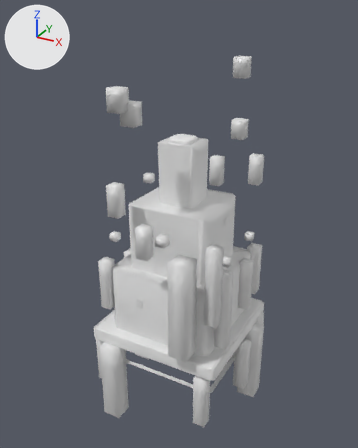
One commit to the FBX model Reference/Resources/Mesh/Animation/Effect/E_BPB_Honoo_Loop.fbx: the scene before it, then after it.
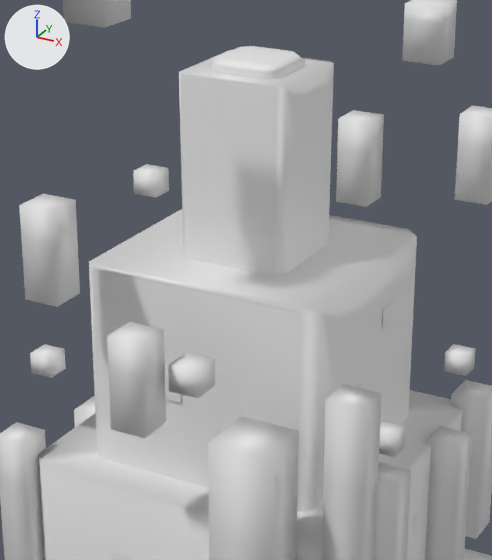
The first picture shows the older version from a 50 mm camera at (0.093, -0.1728, 0.1347) aimed at (-0.0024, 0.0006, 0.048). The close-ups show both versions on the part from 28% to 73% of the width and 27% to 67% of the height of that picture; other places that the commit changed are outside them. Lighting does not change. The marker at upper left points along +X, +Y and +Z. Materials are left out; every surface is plain grey. Where no turn or scale is listed for an object, it has been applied to the vertices.

Objects in the first close-up: 'core', 'core1', 'side1 2', 'side11 1', 'side12', 'side12 1', 'side4', 'side4 2', 'side6 2', 'side7 1', 'side8', 'top_core'.
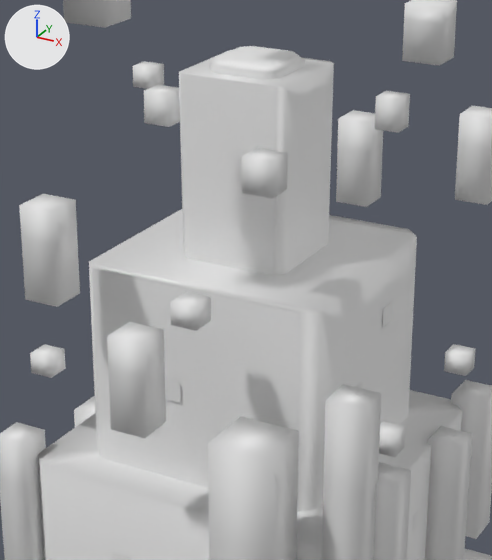
ob_groundfire_tra4_1 is not drawn itself; it is the parent of ob_ground_fire_10.
ob_groundfire_tra0_1 is not drawn itself; it is the parent of ob_ground_fire_6.

What differs and where, as boxes (x1, y1, x2, y2) in the close-ups (492 x 560 px):
'ground_fire 6', moved, rescaled (12% narrower, 13% shorter)
    before: (168, 353, 215, 398)
    after: (170, 292, 211, 331)
'ground_fire 3', moved (not visible before)
    after: (242, 148, 288, 198)
'ground_fire 10', moved, rescaled (14% narrower, 17% shorter)
    before: (133, 164, 169, 198)
    after: (133, 61, 164, 89)
'ground_fire 1', moved (not visible before)
    after: (144, 85, 180, 127)
'ground_fire 5', moved (not visible before)
    after: (375, 91, 410, 133)

The change, as a diff of the scene's bpy script:
```diff
--- a/Reference/Resources/Mesh/Animation/Effect/E_BPB_Honoo_Loop.fbx.py
+++ b/Reference/Resources/Mesh/Animation/Effect/E_BPB_Honoo_Loop.fbx.py
@@ ob_ground_fire_3 @@
 ob_ground_fire_3 = bpy.data.objects.new('ground_fire 3', me_ground_fire_3)
-ob_ground_fire_3.location = (0.0109, -0.0119, 0.033)
+ob_ground_fire_3.location = (0.0096, -0.0159, 0.0768)
@@ ob_groundfire_tra0_1 @@
 ob_groundfire_tra0_1.parent = ob_groundfire1
-ob_groundfire_tra0_1.location = (0.482, 5.244, 2.577)
-ob_groundfire_tra0_1.scale = (0.584, 0.584, 0.584)
+ob_groundfire_tra0_1.location = (0.482, 6.113, 2.577)
+ob_groundfire_tra0_1.scale = (0.5, 0.5, 0.5)
@@ ob_groundfire_tra4_1 @@
 ob_groundfire_tra4_1.parent = ob_groundfire1
-ob_groundfire_tra4_1.location = (-2.605, 6.123, -1.446)
-ob_groundfire_tra4_1.scale = (0.584, 0.584, 0.584)
+ob_groundfire_tra4_1.location = (-2.605, 7.76, -1.446)
+ob_groundfire_tra4_1.scale = (0.5, 0.5, 0.5)
@@ ob_ground_fire_5 @@
 ob_ground_fire_5 = bpy.data.objects.new('ground_fire 5', me_ground_fire_5)
-ob_ground_fire_5.location = (0.0103, 0.0131, 0.033)
+ob_ground_fire_5.location = (0.0123, 0.0167, 0.0768)
@@ ob_ground_fire_1 @@
 ob_ground_fire_1 = bpy.data.objects.new('ground_fire 1', me_ground_fire_1)
-ob_ground_fire_1.location = (-0.0135, -0.0007, 0.033)
+ob_ground_fire_1.location = (-0.017, 0.004, 0.0768)
```
